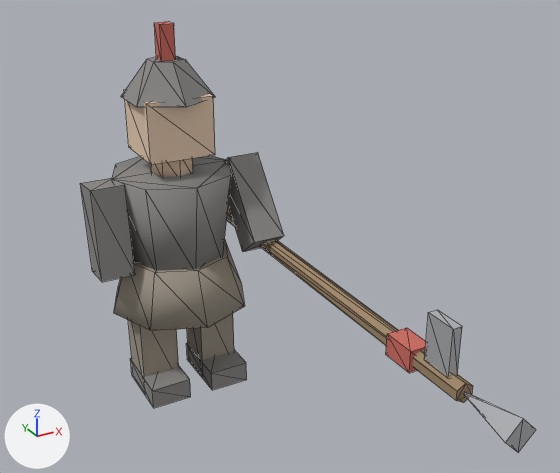
A saved change to the glTF model SanguoSLG.Game/assets/models/troop-pikeman.glb.
The view is the same before and after, from a 50 mm camera at (-0.189, -0.505, 0.353) aimed at (0.021, -0.122, 0.162). Lighting does not change. The marker at lower left points along +X, +Y and +Z. The older version comes first. Mesh edges are drawn as thin lines. Where no turn or scale is listed for an object, it has been applied to the vertices.

In view in the first picture: 'arm_l', 'arm_r', 'body', 'foot_l', 'foot_r', 'head', 'helmet', 'leg_l', 'pike', 'pike_blade', 'pike_tip', 'skirt' and 4 more.
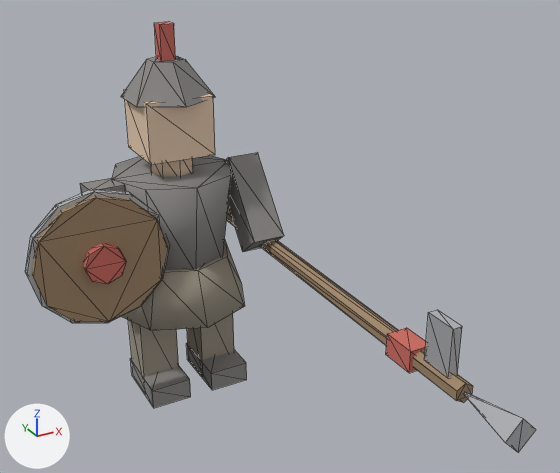
Changed parts and their boxes [x1, y1, x2, y2] in the pictures (560 x 473 px):
'shield_round', added (beige)
    after: [32, 196, 168, 322]
'shield_rim', added
    after: [25, 189, 168, 323]
'shield_boss', added (red)
    after: [83, 243, 126, 284]
'arm_l', unchanged, covered by the edit
    before: [80, 178, 135, 282]
    after: [80, 178, 126, 193]

Edits to the bpy script that builds the scene:
```text
Add me_cylinder_003:
    me_cylinder_003.from_pydata(...)  # a 12-sided cylinder along y spanning x -0.049..0.049, y -0.003..0.003, z -0.049..0.049
    me_cylinder_003.materials.append(mat_steel)  # light grey #d4d6da
Add me_cylinder_004:
    me_cylinder_004.from_pydata(...)  # an 8-sided cylinder along y spanning x -0.014..0.014, y -0.005..0.005, z -0.014..0.014
    me_cylinder_004.materials.append(mat_red)  # red #ce6c61
Add me_cylinder_002:
    me_cylinder_002.from_pydata(...)  # a 12-sided cylinder along y spanning x -0.046..0.046, y -0.005..0.005, z -0.046..0.046
    me_cylinder_002.materials.append(mat_wood)  # beige #a08669
Add ob_shield_rim:
    ob_shield_rim = bpy.data.objects.new('shield_rim', me_cylinder_003)
    ob_shield_rim.location = (-0.066, -0.028, 0.128)
Add ob_shield_boss:
    ob_shield_boss = bpy.data.objects.new('shield_boss', me_cylinder_004)
    ob_shield_boss.location = (-0.066, -0.036, 0.128)
Add ob_shield_round:
    ob_shield_round = bpy.data.objects.new('shield_round', me_cylinder_002)
    ob_shield_round.location = (-0.066, -0.03, 0.128)
```
